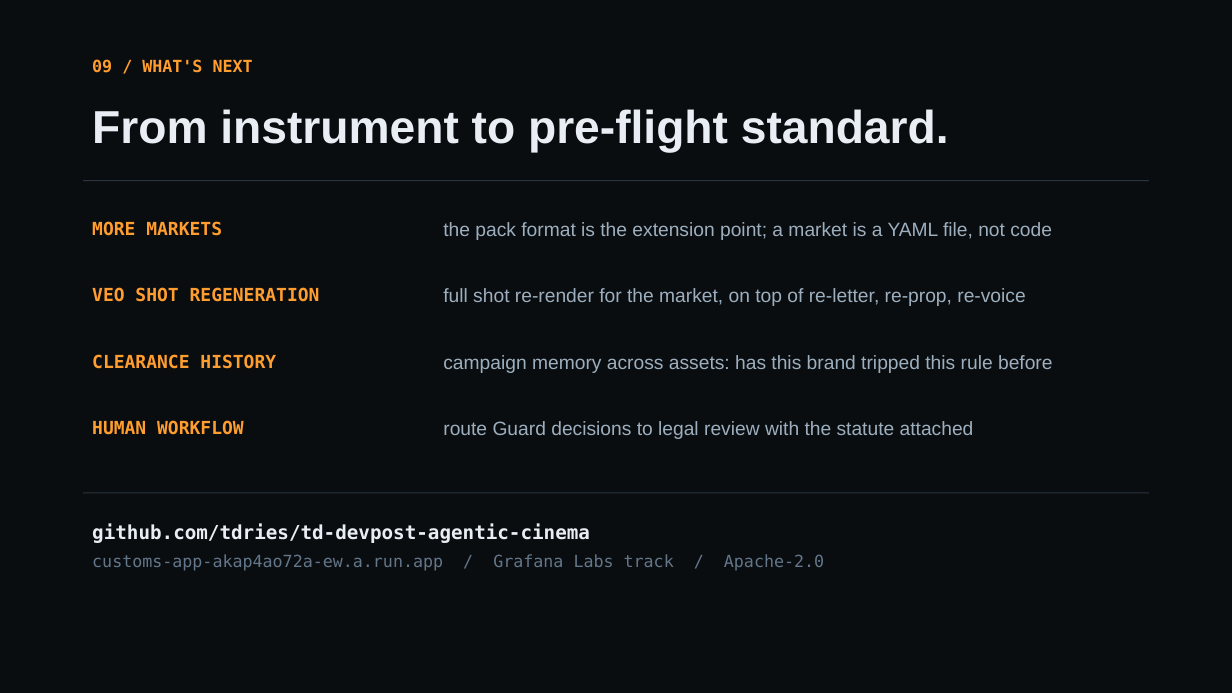
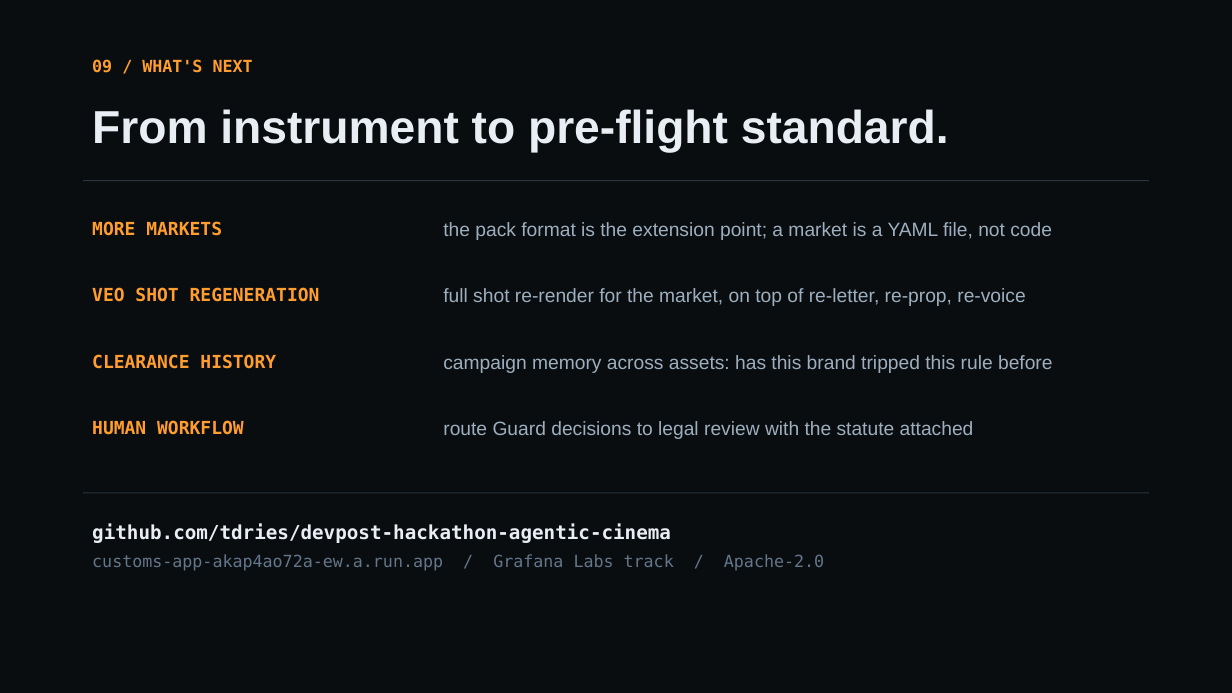
Before and after one commit to tdries/devpost-hackathon-agentic-cinema, a slide deck: slide 10 of docs/The-Media-Customs-deck.pptx. Drawn at 1232x693 pixels with LibreOffice and Linux fonts; fonts in the diff are those of the drawing. Boxes give left, top, right and bottom in pixels: in the first picture for what was removed or moved away, otherwise in the second. Text is boxed around its words. In the diff, an @@ line names an element or a change of style, - is before the commit and + after.

Commit message:
docs: the submission's own links stopped resolving
The repo was renamed to devpost-hackathon-agentic-cinema and three
artifacts still sent people to td-devpost-agentic-cinema, which 404s with
no redirect: the Devpost copy's repo link, the operator manual's clone
line and resources table, and the deck's closing slide. That is the first
link a judge clicks.

The manual could not be rebuilt to fix it, either: it pointed at
docs/screenshots/, which was deleted when the README moved to docs/media,
so a regenerated PDF silently lost six of its pictures. The six it uses
now live beside it in docs/manual/assets/, where nothing else's tidying
can take them, and the PDF is rebuilt from that. Its stale counts go with
it -- fifteen markets became the ladder's ninety-eight, 339 tests became
532.

The judge door's word is in the README and the Devpost copy now. A gate
nobody has the key to is just a wall.

```diff
--- a/docs/The-Media-Customs-deck.pptx
+++ b/docs/The-Media-Customs-deck.pptx
@@ text at [92, 523, 671, 543]: text changed @@
-github.com/tdries/td-devpost-agentic-cinema
+github.com/tdries/devpost-hackathon-agentic-cinema
```
Also in this commit, not shown: 9 other files.
